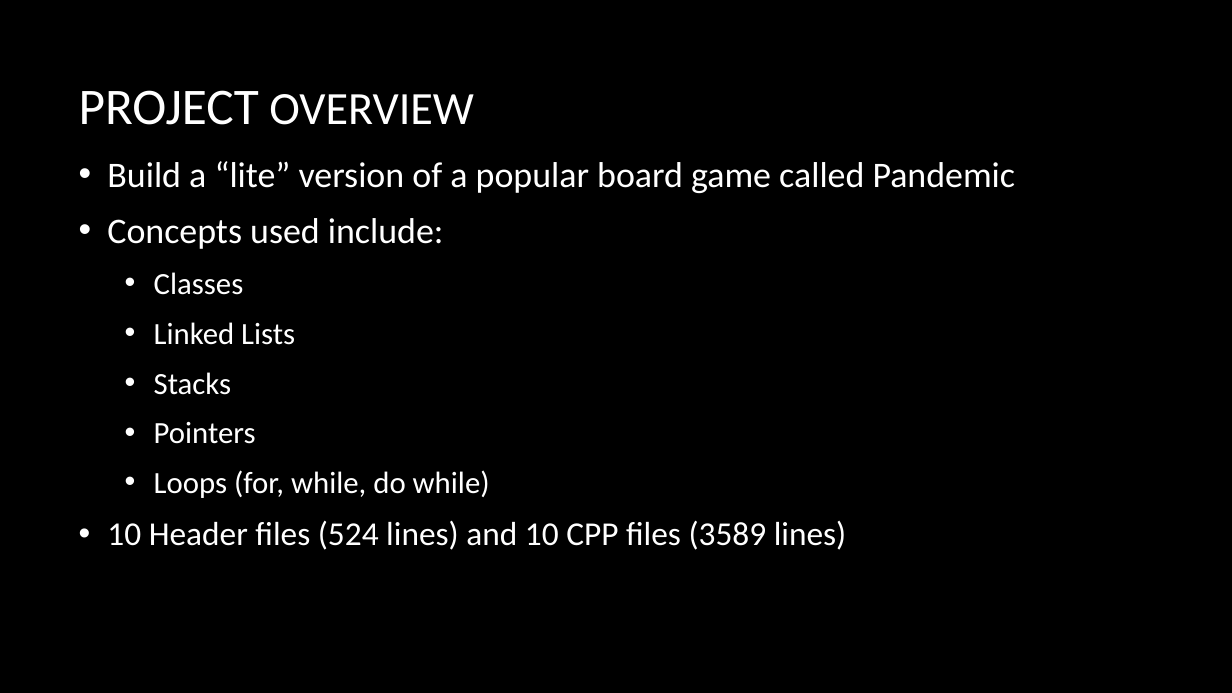
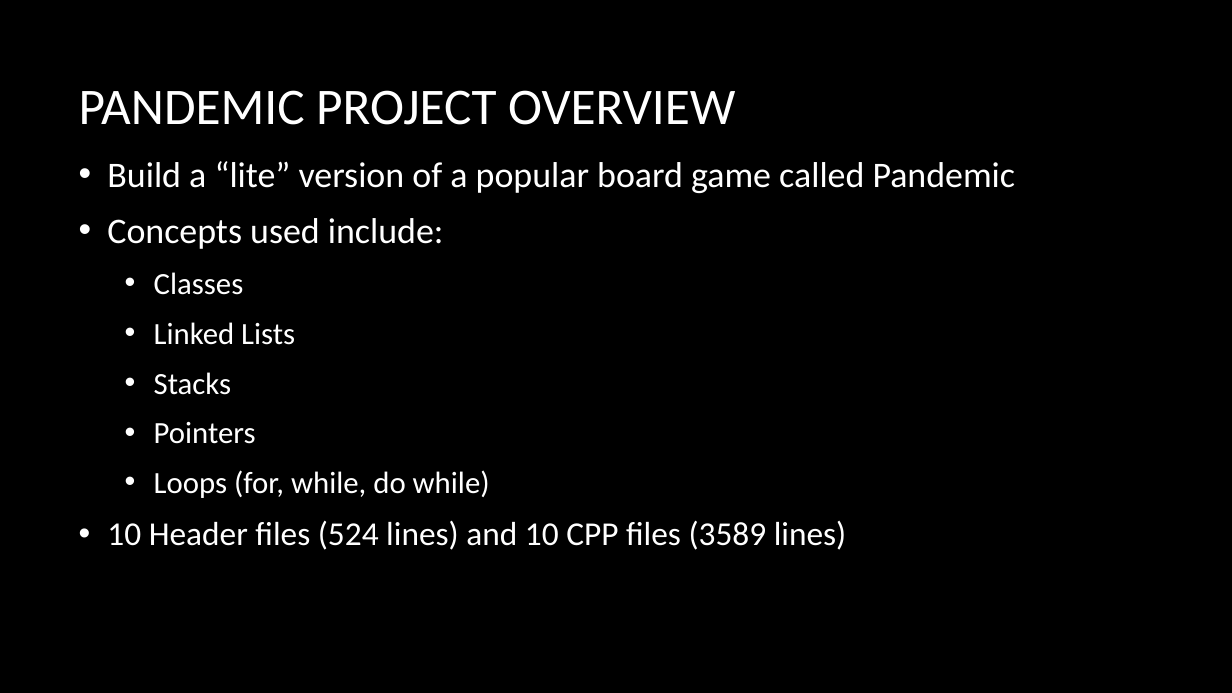
Before and after one commit to aadiego/CollegeProjects, a slide deck: slide 2 of COMSC-165/PandemicLite/Advance Programming With C++ Final Project.pptx. Drawn at 1232x693 pixels with LibreOffice and Linux fonts; fonts in the diff are those of the drawing; background and template pictures are left out. Boxes give left, top, right and bottom in pixels: in the first picture for what was removed or moved away, otherwise in the second. Text is boxed around its words. In the diff, an @@ line names an element or a change of style, - is before the commit and + after.

Commit message:
Updated presentation

```diff
--- a/COMSC-165/PandemicLite/Advance Programming With C++ Final Project.pptx
+++ b/COMSC-165/PandemicLite/Advance Programming With C++ Final Project.pptx
@@ title at (x1=79, y1=90, x2=735, y2=125): text changed; size 36 to 40 pt @@
-PROJECT OVERVIEW
+PANDEMIC PROJECT OVERVIEW
```
Also in this commit, not shown: 1 other slide changed.
